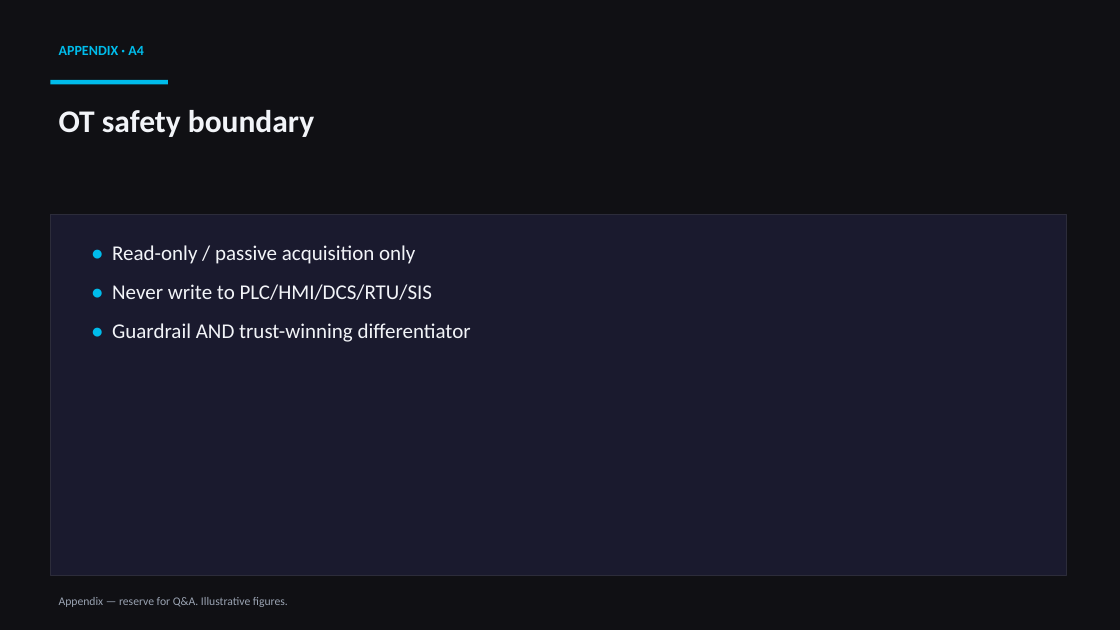
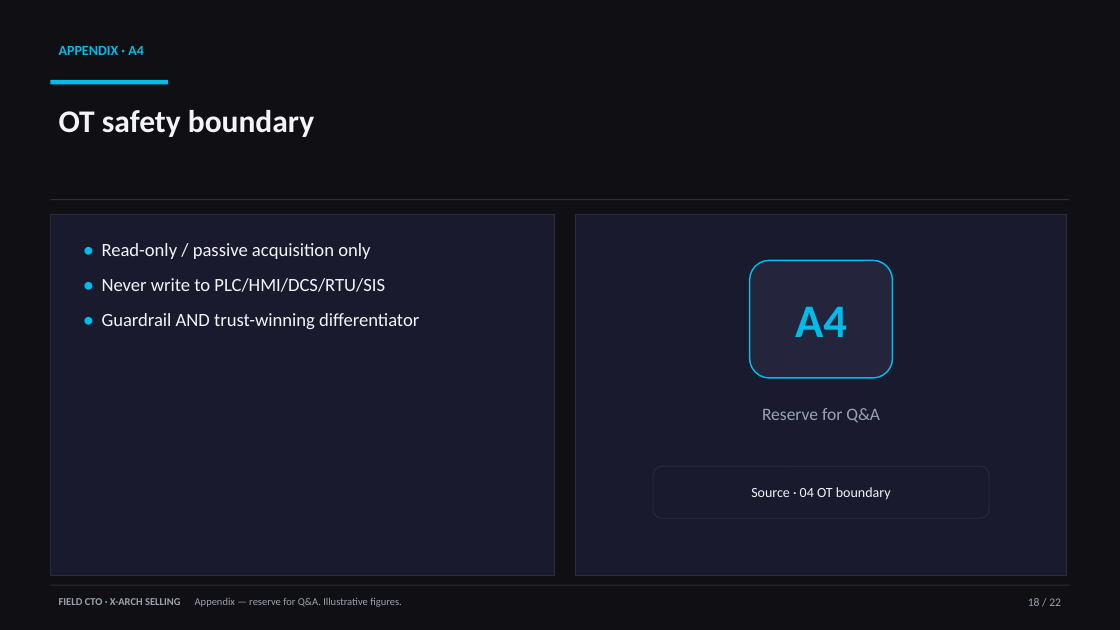
Before and after one commit to rcasey1978/FieldCTO_TacticalSelling, a slide deck: slide 18 of Field-CTO-XArch-Business-Case.pptx. Drawn at 1120x630 pixels with LibreOffice and Linux fonts; fonts in the diff are those of the drawing. Boxes give left, top, right and bottom in pixels: in the first picture for what was removed or moved away, otherwise in the second. Text is boxed around its words. In the diff, an @@ line names an element or a change of style, - is before the commit and + after.

```diff
--- a/Field-CTO-XArch-Business-Case.pptx
+++ b/Field-CTO-XArch-Business-Case.pptx
@@ rectangle: place and size @@
-rectangle at box(50, 214, 1067, 576)
+rectangle at box(50, 199, 1070, 200)
@@ rectangle at box(50, 199, 1070, 200): fill #1A1A2E to #2C2C3A; outline #2C2C3A 1 pt to none @@
@@ rectangle added at box(50, 214, 555, 576), fill #1A1A2E, outline #2C2C3A 1 pt @@
@@ text "• Read-only / passive acquisition ...": place and size @@
-text "• Read-only / passive acquisition ..." at box(112, 245, 471, 342)
+text "• Read-only / passive acquisition ..." at box(102, 243, 419, 329)
@@ text "• Read-only / passive acquisition ..." at box(102, 243, 419, 329): size 18 to 16 pt; less space between paragraphs @@
@@ rectangle added at box(576, 214, 1067, 576), fill #1A1A2E, outline #2C2C3A 1 pt @@
@@ rounded rectangle added at box(749, 260, 892, 378), fill #24243C, outline #00BCEB 1.25 pt, 40 pt, text #00BCEB, bold @@
+A4
@@ text added at box(762, 408, 880, 423), 15 pt, text #9AA3B2 @@
+Reserve for Q&A
@@ rounded rectangle added at box(653, 466, 989, 518), fill #1A1A2E, outline #2C2C3A 0.75 pt, 12 pt, text #F2F4F8 @@
+Source · 04 OT boundary
@@ rectangle added at box(50, 585, 1070, 586), fill #2C2C3A @@
@@ text at box(59, 597, 402, 607): text changed; size 10 to 9 pt @@
-Appendix — reserve for Q&A. Illustrative figures.
+FIELD CTO · X-ARCH SELLING Appendix — reserve for Q&A. Illustrative figures.
@@ text added at box(1028, 598, 1061, 606), 10 pt, text #9AA3B2 @@
+18 / 22
```
Also in this commit, not shown: 21 other slides changed, 2 other files.
